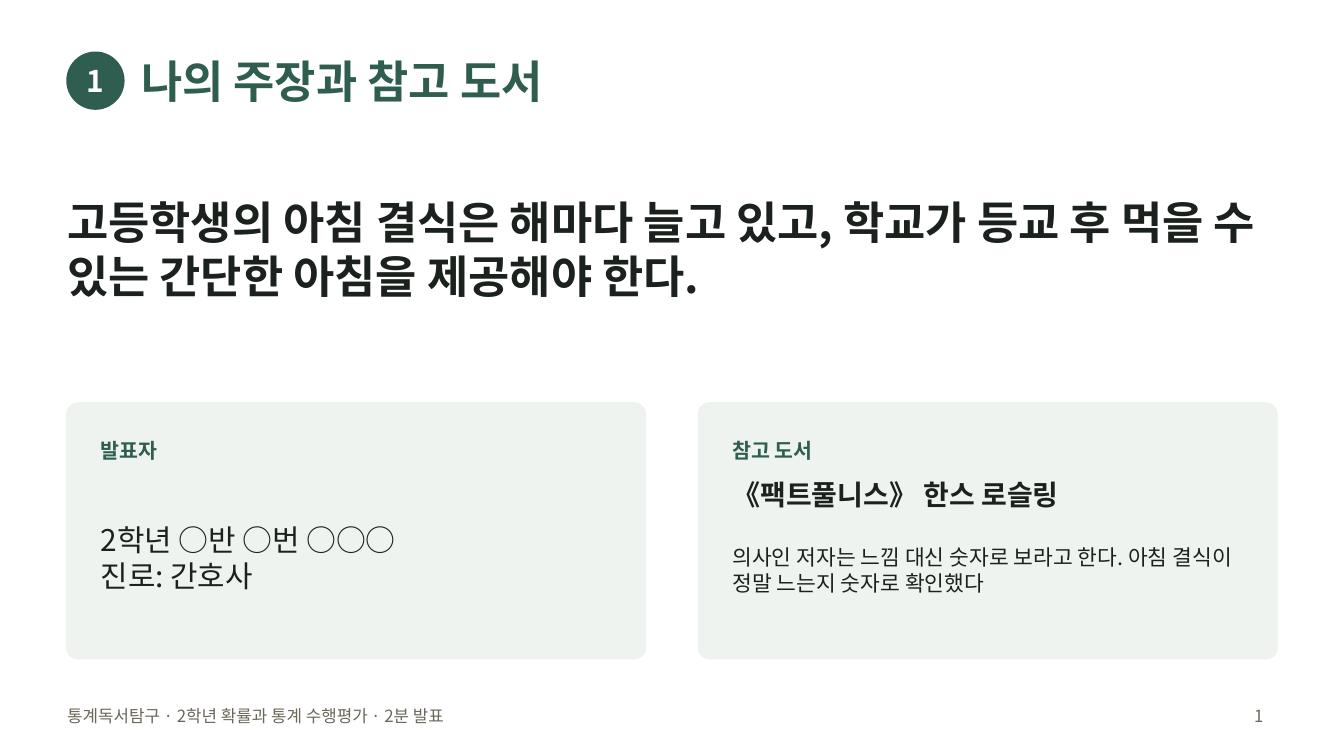
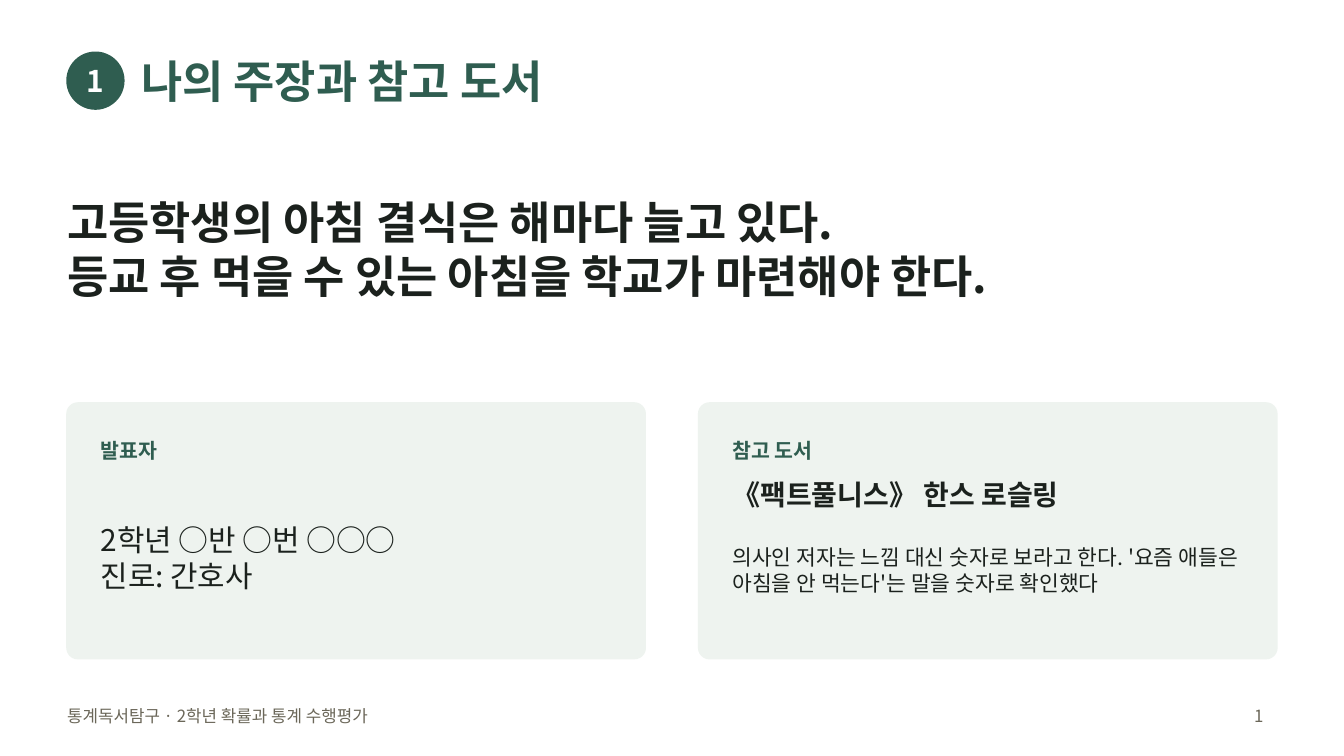
Before and after one commit to jaegeunsongsong/autobot, a slide deck: slide 1 of docs/2026-2학기-통계독서탐구-수행평가/발표예시-간호.pptx. Drawn at 1344x756 pixels with LibreOffice and Linux fonts; fonts in the diff are those of the drawing. Boxes give left, top, right and bottom in pixels: in the first picture for what was removed or moved away, otherwise in the second. Text is boxed around its words. In the diff, an @@ line names an element or a change of style, - is before the commit and + after.

```diff
--- a/docs/2026-2학기-통계독서탐구-수행평가/발표예시-간호.pptx
+++ b/docs/2026-2학기-통계독서탐구-수행평가/발표예시-간호.pptx
@@ text at (67,201,988,297): text changed @@
-고등학생의 아침 결식은 해마다 늘고 있고, 학교가 등교 후 먹을 수 있는 간단한 아침을 제공해야 한다.
+고등학생의 아침 결식은 해마다 늘고 있다.
+등교 후 먹을 수 있는 아침을 학교가 마련해야 한다.
@@ text at (732,547,1238,593): text changed @@
-의사인 저자는 느낌 대신 숫자로 보라고 한다. 아침 결식이 정말 느는지 숫자로 확인했다
+의사인 저자는 느낌 대신 숫자로 보라고 한다. '요즘 애들은 아침을 안 먹는다'는 말을 숫자로 확인했다
@@ text at (67,708,368,724): text changed @@
-통계독서탐구 · 2학년 확률과 통계 수행평가 · 2분 발표
+통계독서탐구 · 2학년 확률과 통계 수행평가
```
Also in this commit, not shown: 3 other slides changed, 4 slides added, 8 other files.
